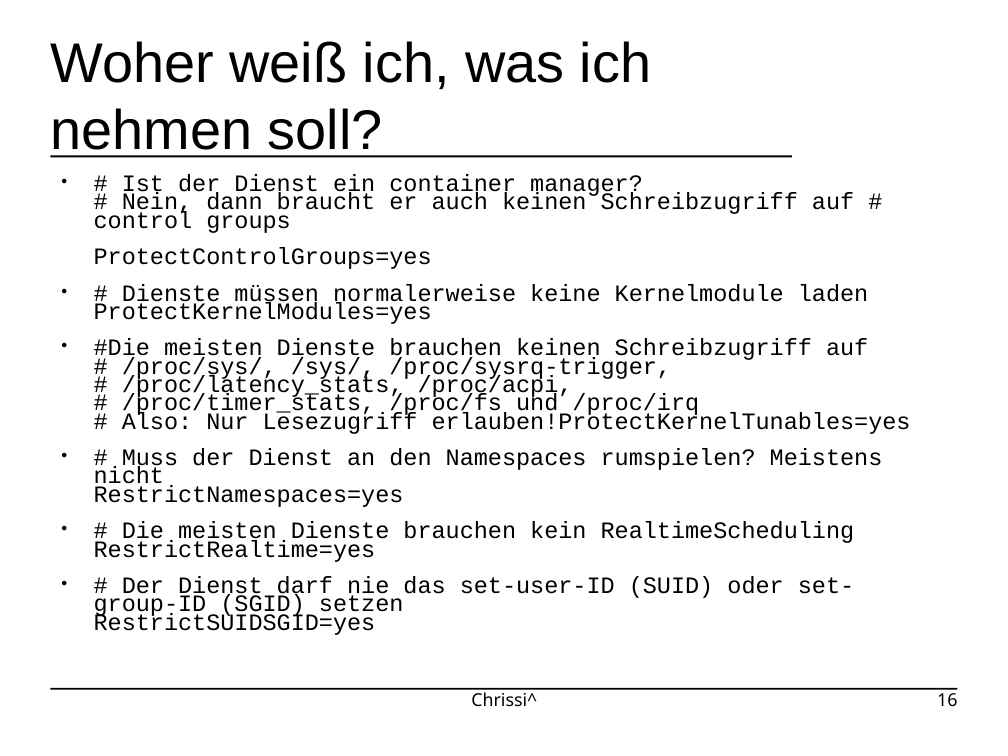
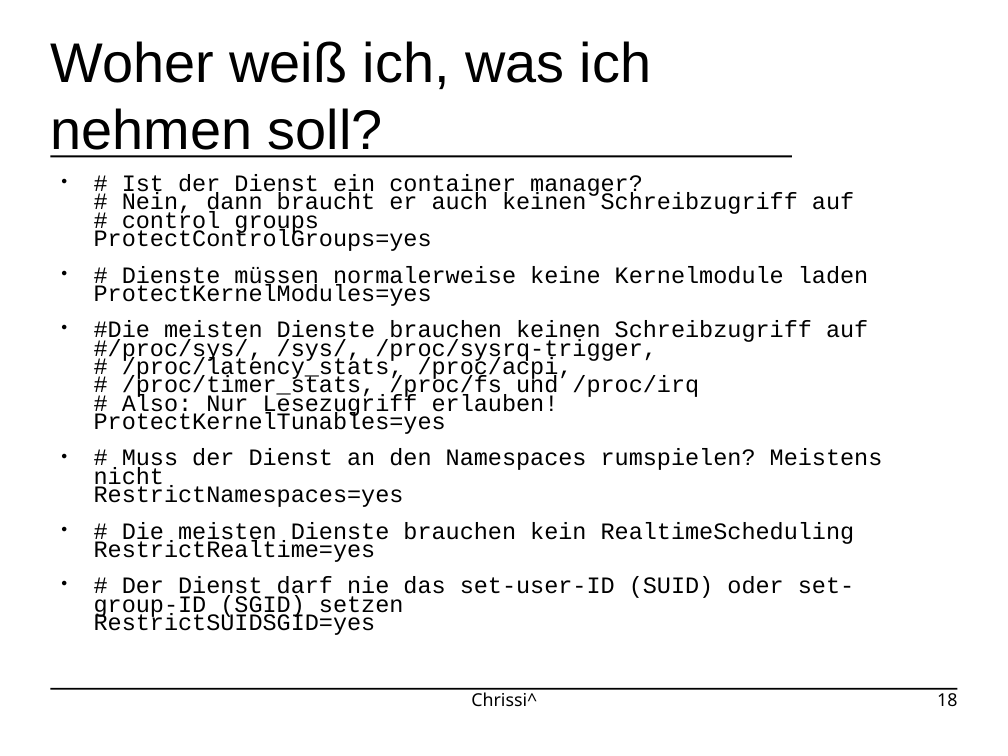
Before and after one commit to johannesst/systemd-workshop-gpn23, a slide deck: slide 18 of slides.odp (slide 16 before the commit). Drawn at 1008x756 pixels with LibreOffice and Linux fonts; fonts in the diff are those of the drawing; background and template pictures are left out. Boxes give left, top, right and bottom in pixels: in the first picture for what was removed or moved away, otherwise in the second. Text is boxed around its words. In the diff, an @@ line names an element or a change of style, - is before the commit and + after.

```diff
--- a/slides.odp
+++ b/slides.odp
@@ text at [94, 174, 854, 251]: text changed @@
-● # Ist der Dienst ein container manager?
-  # Nein, dann braucht er auch keinen Schreibzugriff auf # control groups
-ProtectControlGroups=yes
+● # Ist der Dienst ein container manager?
+  # Nein, dann braucht er auch keinen Schreibzugriff auf
+  # control groups
+  ProtectControlGroups=yes
@@ text at [94, 320, 868, 434]: spaces changed @@
-● #Die meisten Dienste brauchen keinen Schreibzugriff auf # /proc/sys/, /sys/, /proc/sysrq-trigger,
-  # /proc/latency_stats, /proc/acpi,
-  # /proc/timer_stats, /proc/fs und /proc/irq
-  # Also: Nur Lesezugriff erlauben!ProtectKernelTunables=yes
+● #Die meisten Dienste brauchen keinen Schreibzugriff auf
+  #/proc/sys/, /sys/, /proc/sysrq-trigger,
+  # /proc/latency_stats, /proc/acpi,
+  # /proc/timer_stats, /proc/fs und /proc/irq
+  # Also: Nur Lesezugriff erlauben!
+  ProtectKernelTunables=yes
@@ page number at [937, 689, 957, 706]: text changed @@
-16
+18
```
Also in this commit, not shown: 15 other slides changed, 3 slides added, 3 other files.
